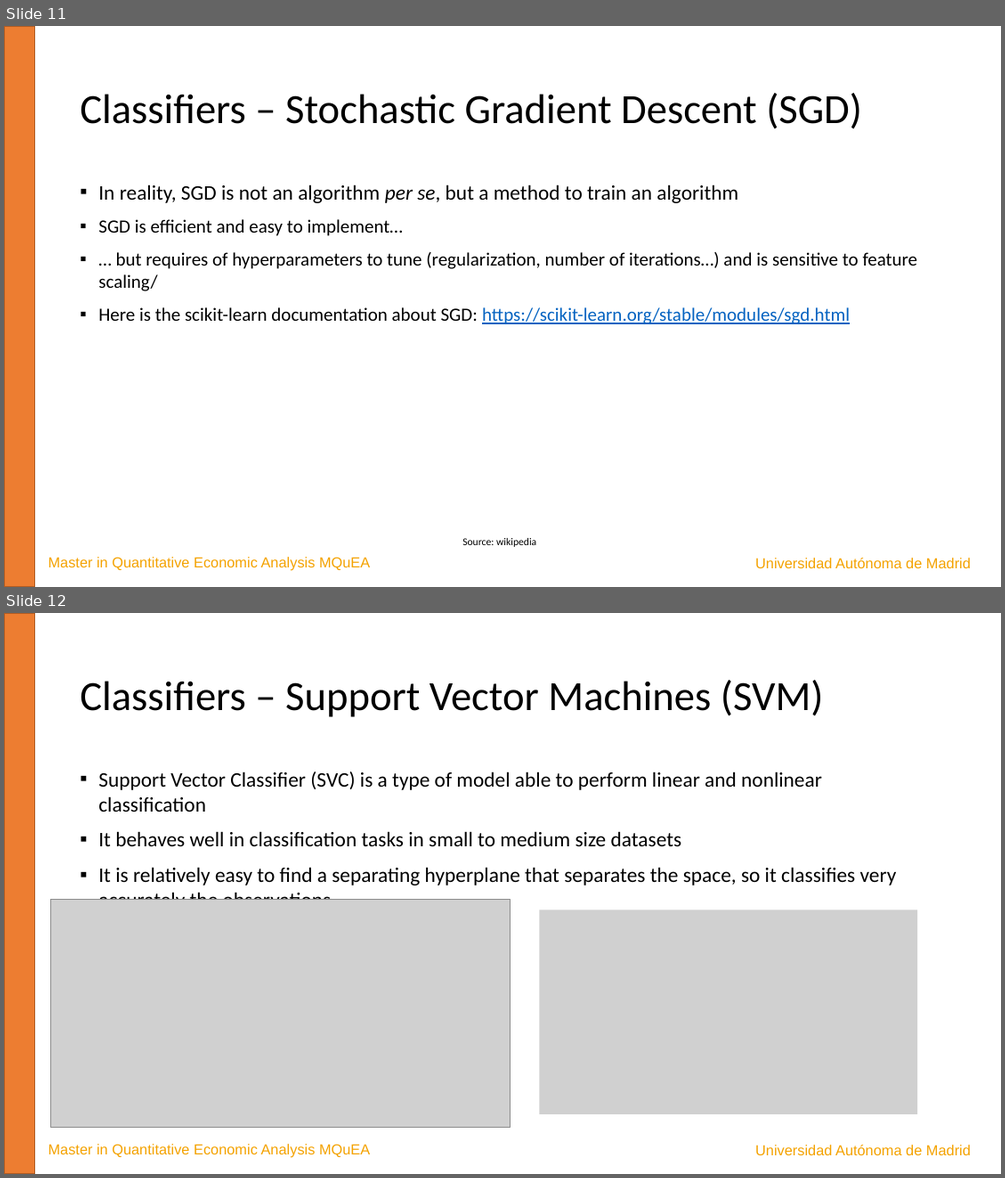
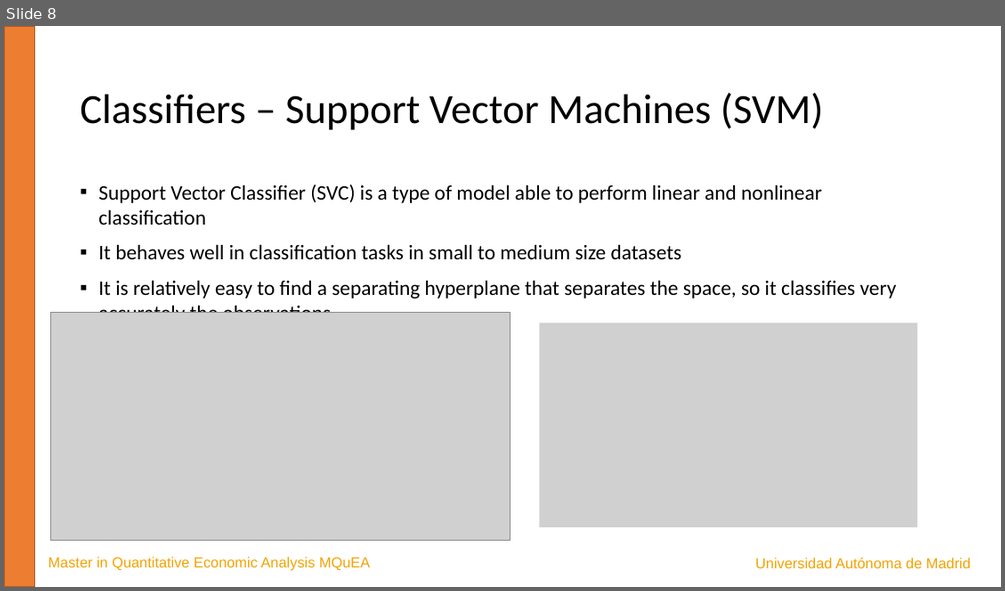
Before and after one commit to JavierBas/IMLEF-MQuEA, a slide deck: Course content/Slides/Topic 4 - Classification.pptx. Shown one above the other, each under a label of ours: slides 11 and 12 before the commit, slide 8 after it. The pictures are 1005x1178 and 1005x591 pixels, drawn with LibreOffice and Linux fonts; fonts in the diff are those of the drawing; grey boxes stand for pictures. Boxes give left, top, right and bottom in pixels: in the first picture for what was removed or moved away, otherwise in the second. Text is boxed around its words. In the diff, an @@ line names an element or a change of style, - is before the commit and + after.

```diff
--- a/Course content/Slides/Topic 4 - Classification.pptx
+++ b/Course content/Slides/Topic 4 - Classification.pptx
@@ slide 11 removed at [4,26,1001,587], background #FFFFFF @@
@@ rectangle removed at [4,26,34,587] @@
@@ title removed at [80,93,862,129] @@
-Classifiers – Stochastic Gradient Descent (SGD)
@@ text removed at [98,184,918,324] @@
-▪ In reality, SGD is not an algorithm per se, but a method to train an algorithm
-▪ SGD is efficient and easy to implement…
-▪ … but requires of hyperparameters to tune (regularization, number of iterations…) and is sensitive to feature scaling/
-▪ Here is the scikit-learn documentation about SGD: https://scikit-learn.org/stable/modules/sgd.html
@@ text removed at [48,556,370,571] @@
-Master in Quantitative Economic Analysis MQuEA
@@ text removed at [462,538,536,547] @@
-Source: wikipedia
@@ text removed at [755,557,971,568] @@
-Universidad Autónoma de Madrid
@@ what was slide 12 is now slide 8 @@
```
Also in this commit, not shown: 9 slides changed, 1 other file.
